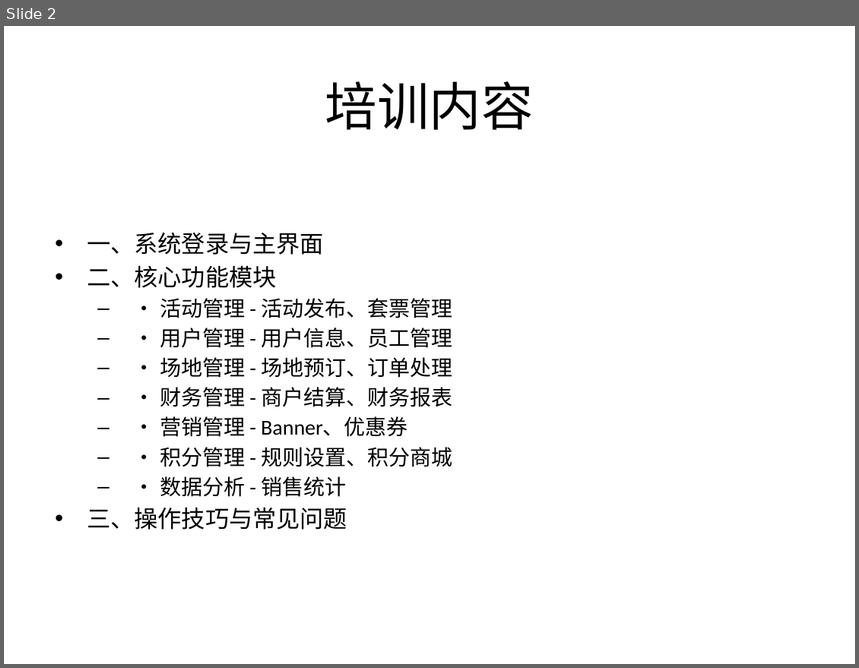
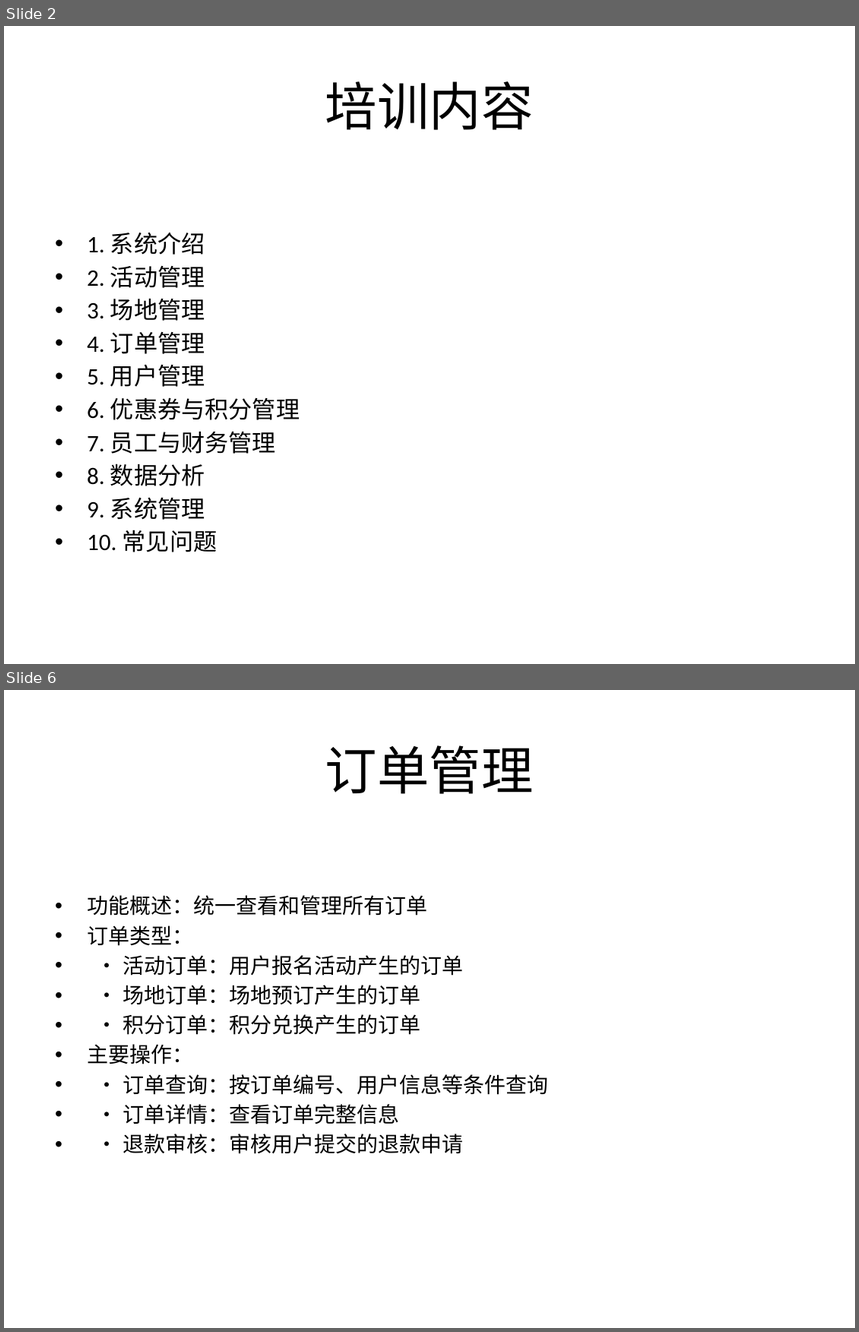
Before and after one commit to ctrlaomao/bjstarfish, a slide deck: 非雪季系统培训PPT.pptx. Shown one above the other, each under a label of ours: slide 2 before the commit, slides 2 and 6 after it; the slides between them are not shown. The pictures are 859x668 and 859x1332 pixels, drawn with LibreOffice and Linux fonts; fonts in the diff are those of the drawing. Boxes give left, top, right and bottom in pixels: in the first picture for what was removed or moved away, otherwise in the second. Text is boxed around its words. In the diff, an @@ line names an element or a change of style, - is before the commit and + after.

```diff
--- a/非雪季系统培训PPT.pptx
+++ b/非雪季系统培训PPT.pptx
@@ slide 6 added at [4, 690, 855, 1328], background #FFFFFF @@
@@ title added at [325, 745, 534, 794], 44 pt, text #000000 @@
+订单管理
@@ text added at [87, 895, 548, 1154], 18 pt, text #000000 @@
+• 功能概述：统一查看和管理所有订单
+• 订单类型：
+• • 活动订单：用户报名活动产生的订单
+• • 场地订单：场地预订产生的订单
+• • 积分订单：积分兑换产生的订单
+• 主要操作：
+• • 订单查询：按订单编号、用户信息等条件查询
+• • 订单详情：查看订单完整信息
+• • 退款审核：审核用户提交的退款申请
@@ slide 2 changed as well @@
@@ text at [87, 233, 300, 553]: text changed; size 18 to 20 pt @@
-• 一、系统登录与主界面
-• 二、核心功能模块
-  – • 活动管理 - 活动发布、套票管理
-  – • 用户管理 - 用户信息、员工管理
-  – • 场地管理 - 场地预订、订单处理
-  – • 财务管理 - 商户结算、财务报表
-  – • 营销管理 - Banner、优惠券
-  – • 积分管理 - 规则设置、积分商城
-  – • 数据分析 - 销售统计
-• 三、操作技巧与常见问题
+• 1. 系统介绍
+• 2. 活动管理
+• 3. 场地管理
+• 4. 订单管理
+• 5. 用户管理
+• 6. 优惠券与积分管理
+• 7. 员工与财务管理
+• 8. 数据分析
+• 9. 系统管理
+• 10. 常见问题
```
Also in this commit, not shown: 3 other slides changed, 8 other slides added, 6 slides removed, 34 other files.
